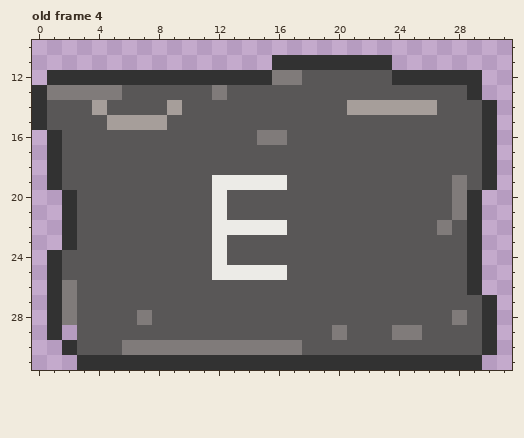
A pixel-art file gets an edit: assets/ui/keys.aseprite. That is the earlier state.
32x32 pixels, 6 frames. Shown: old frame 4: x 0..31, y 10..31.
The same view after the edit:
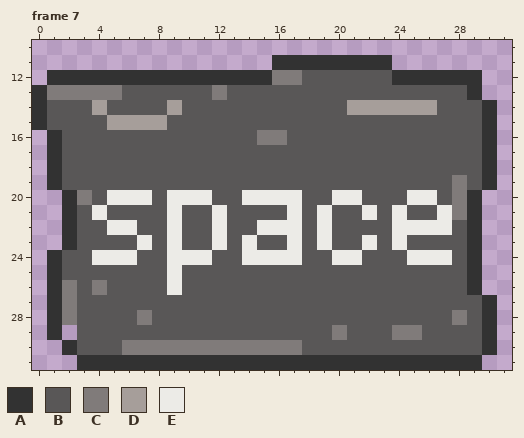
Palette (. is transparent): A #323232  B #595757  C #807b7a  D #a69e9a  E #ecebe7
A new or re-ordered frame is compared with the old frame closest to it.
The author wrote: added shooting key guide
Change:
frames 6 -> 7
--- frame 7 is new; against old frame 4
@@ x 0..31 @@
 18 .ABBBBBBBBBBBBBBBBBBBBBBBBBBBBA.
-19 .ABBBBBBBBBBEEEEEBBBBBBBBBBBCBA.
-20 ..ABBBBBBBBBEBBBBBBBBBBBBBBBCA..
-21 ..ABBBBBBBBBEBBBBBBBBBBBBBBBCA..
-22 ..ABBBBBBBBBEEEEEBBBBBBBBBBCBA..
-23 ..ABBBBBBBBBEBBBBBBBBBBBBBBBBA..
-24 .ABBBBBBBBBBEBBBBBBBBBBBBBBBBA..
-25 .ABBBBBBBBBBEEEEEBBBBBBBBBBBBA..
-26 .ACBBBBBBBBBBBBBBBBBBBBBBBBBBA..
+19 .ABBBBBBBBBBBBBBBBBBBBBBBBBBCBA.
+20 ..ACBEEEBEEEBBEEEEBBEEBBBEEBCA..
+21 ..ABEBBBBEBBEBBBBEBEBBEBEBBECA..
+22 ..ABBEEBBEBBEBBEEEBEBBBBEEEEBA..
+23 ..ABBBBEBEBBEBEBBEBEBBEBEBBBBA..
+24 .ABBEEEBBEEEBBEEEEBBEEBBBEEEBA..
+25 .ABBBBBBBEBBBBBBBBBBBBBBBBBBBA..
+26 .ACBCBBBBEBBBBBBBBBBBBBBBBBBBA..
 27 .ACBBBBBBBBBBBBBBBBBBBBBBBBBBBA.
